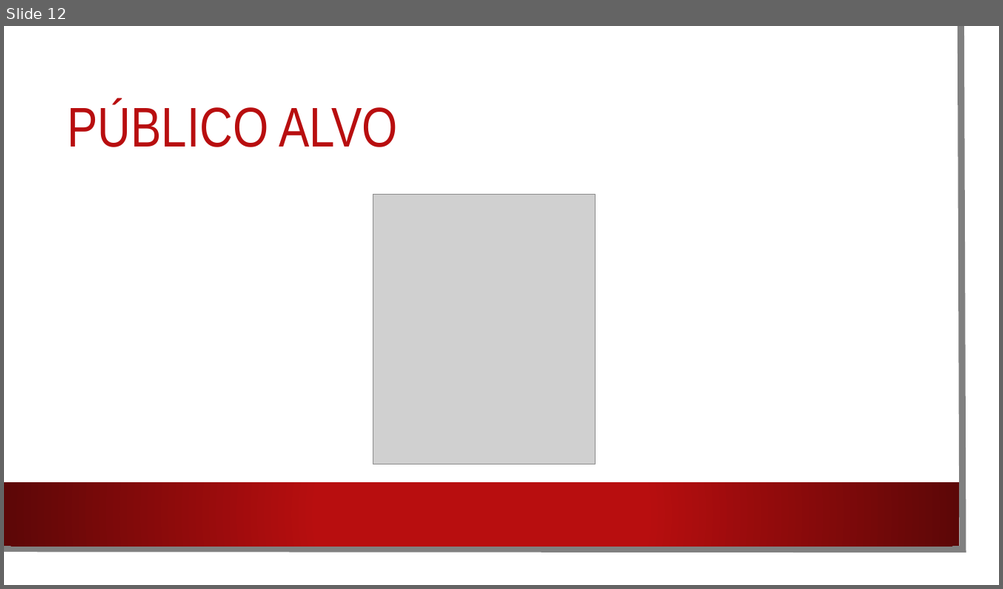
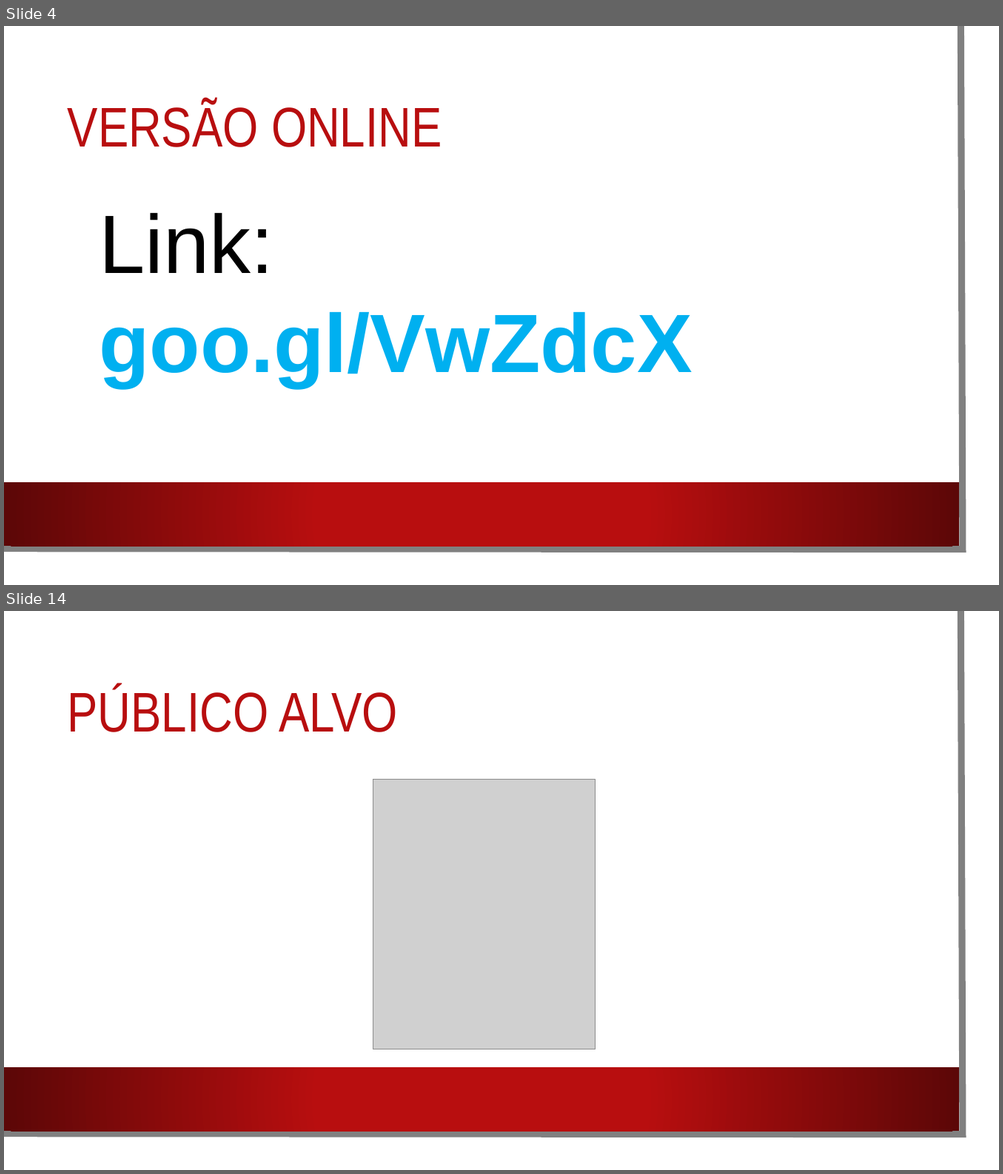
Before and after one commit to PedroRomanoBarbosa/DJCO, a slide deck: Documentos/Apresentacao.pptx. Shown one above the other, each under a label of ours: slide 12 before the commit, slides 4 and 14 after it; the slides between them are not shown. The pictures are 1003x589 and 1003x1174 pixels, drawn with LibreOffice and Linux fonts; fonts in the diff are those of the drawing; grey boxes stand for pictures; background and template pictures are left out. Boxes give left, top, right and bottom in pixels: in the first picture for what was removed or moved away, otherwise in the second. Text is boxed around its words. In the diff, an @@ line names an element or a change of style, - is before the commit and + after.

```diff
--- a/Documentos/Apresentacao.pptx
+++ b/Documentos/Apresentacao.pptx
@@ slide 4 added at bbox=[4, 26, 999, 585], background picture (left out); not listed: 3 template elements that a slide beside it also shows @@
@@ title added at bbox=[68, 101, 442, 147], 54 pt, text #B80E0F @@
+VERSÃO ONLINE
@@ text added at bbox=[99, 213, 691, 387], 80 pt, text #00B0F0, bold @@
+Link: goo.gl/VwZdcX
@@ what was slide 12 is now slide 14 @@
```
Also in this commit, not shown: 13 slides changed, 1 other slide added.
